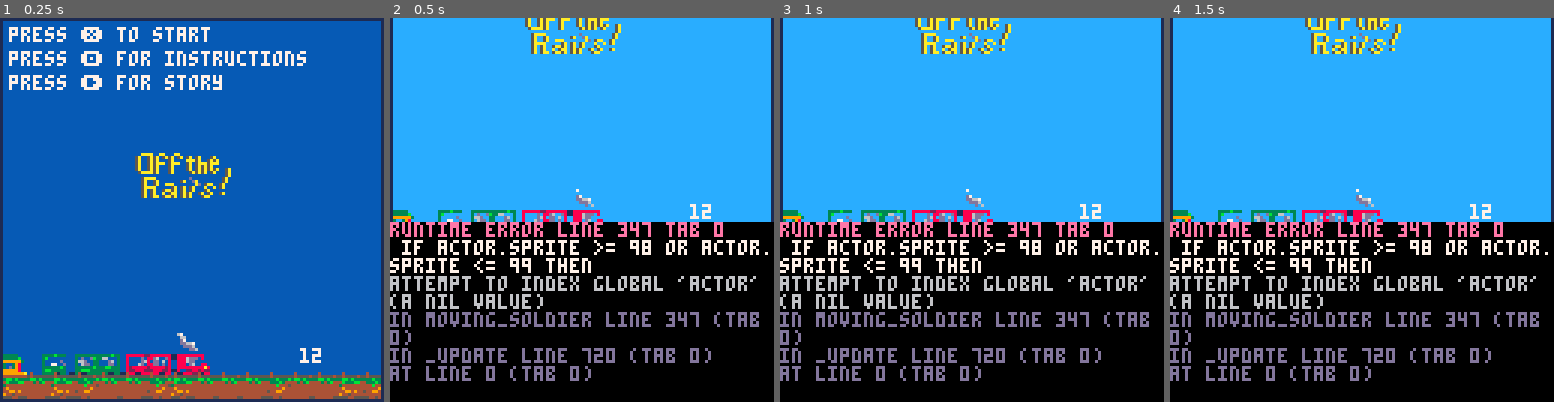
Above: before the commit, frames 1-4 (left to right).
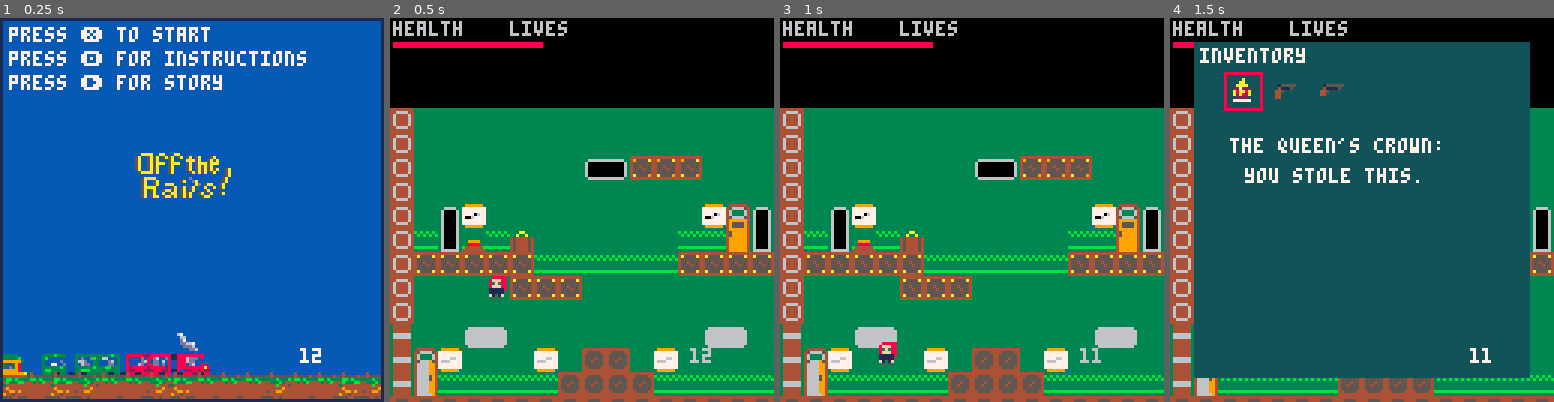
Above: after the commit, the same moments.

Repository: hggorel/Off-The-Rails
Game: PICO-8 cartridge offtherails.p8
Two runs of this game, one before a commit and one after it. Both use one fixed random seed, a clock stepped at 60 frames per second and the inputs below.
Inputs:
- Up to frame 1 (0.25 s): no input
- Up to frame 2 (0.5 s): tap X (X key) at 0.33 s
- Up to frame 3 (1 s): tap O (Z key) at 0.7 s
- Up to frame 4 (1.5 s): tap X (X key) at 1.07 s

Frame 1 is identical in both runs. In frame 2, 99% of the frame differs, in the area x 0-100%, y 0-100%; in frame 3, 99%; in frame 4, 100%.
Error before the commit: runtime error line 347 tab 0; if actor.sprite >= 98 or actor.sprite <= 99 then; attempt to index global 'actor' (a nil value)

Commit message:
Update offtherails.p8
started tutorial level on map

Diff:
--- a/offtherails.p8
+++ b/offtherails.p8
@@ -8,7 +8,7 @@
 
 function _init()
 	mode = 0 --for title call
-	level= 1 --for changing levels
+	level= 0 --for changing levels
 	colblind = 0 --for colorblind settings
 	if mode == 0 then
 		titleupdate()
@@ -347,9 +347,9 @@
 	end
 
 	--wizard movement
-	if actor.sprite >= 98 or actor.sprite <= 99 then
-
-	end
+--	if actor.sprite >= 98 or actor.sprite <= 99 then
+
+--	end
 
 end
 
@@ -869,6 +869,34 @@
 
 function gamedraw()
 	--will need to readjust levels for tutorial map
+	if level==0 and levelwin==false and gameover==false then
+		cls(5)
+ 	camera(camx, -20)
+ 	map_x = 110
+ 	drawclouds()
+
+ 		if colblind == 1 then
+ 	pal(3,130,1)--check this
+ 	pal(11,137,1)
+ 	end
+ 	if colblind == 0 then
+ 	pal()
+ 	end
+
+ 	tutorialmap()
+
+ 	if player.lives>0 then
+			spr(player.sprite, player.x, player.y, 1, 1, player.flipx, false)
+		end
+		--may work?
+		tutorialtext(player.x,player.y)
+		camera()
+		print('health', 1, 1, 6)
+		rectfill(1,8, player.health,9,8)
+		print('lives', 40, 1, 6)
+
+	end
+
 	if level==1 and levelwin==false and gameover==false then
  	cls(5)
  	camera(camx, -16)
@@ -1362,29 +1390,38 @@
 --may need to add text box to explain limited bullets and etc.
 --putting this here until better knowledge of where to put it
 --could pass parameter location for whichever text to print
-function tutorialtext()
+function tutorialtext(site,below)
 --nothing fomratted yet
 --first box
+if site == 112*8 and below == 11*8 then
 print("welcome to off the rails!",0,0,7)
 print("and welcome to train twm sion cati",0,0,7)
 print("on trains, people use 'arrow keys' to move",0,0,7)
+end
 --second box
+if site == 116*8 and below == 11*8 then
 print("trains tend to be passennger or cargo trains",0,0,7)
 print("this one happens to be a passenger train",0,0,7)
 print("so you'll see some other passengers--let them be",0,0,7)
+end
 --third box
+if site == 121*8 and below == 11*8 then
 print("you may notice some guys with guns",0,0,7)
 print("this is because you stole the queen's crown",0,0,7)
 print("press z or 🅾️ to shoot them before they get you!",0,0,7)
+end
 --fourth box
+if site == 113*8 and below == 5*8 then
 print("to interact and solve puzzles",0,0,7)
 print("hit ⬇️ while on top of the object",0,0,7)
 print("in england, this is known as takin a gander",0,0,7)
+end
 --fifth box
+if site == 123*8 and below == 5*8 then
 print("you'll need to hit ⬇️ twice to go thru doors",0,0,7)
 print("before you go, though, try hitting 'x' or ❎",0,0,7)
 print("this enters (and leaves) your inventory",0,0,7)
-
+end
 end
 
 --tutorial map
